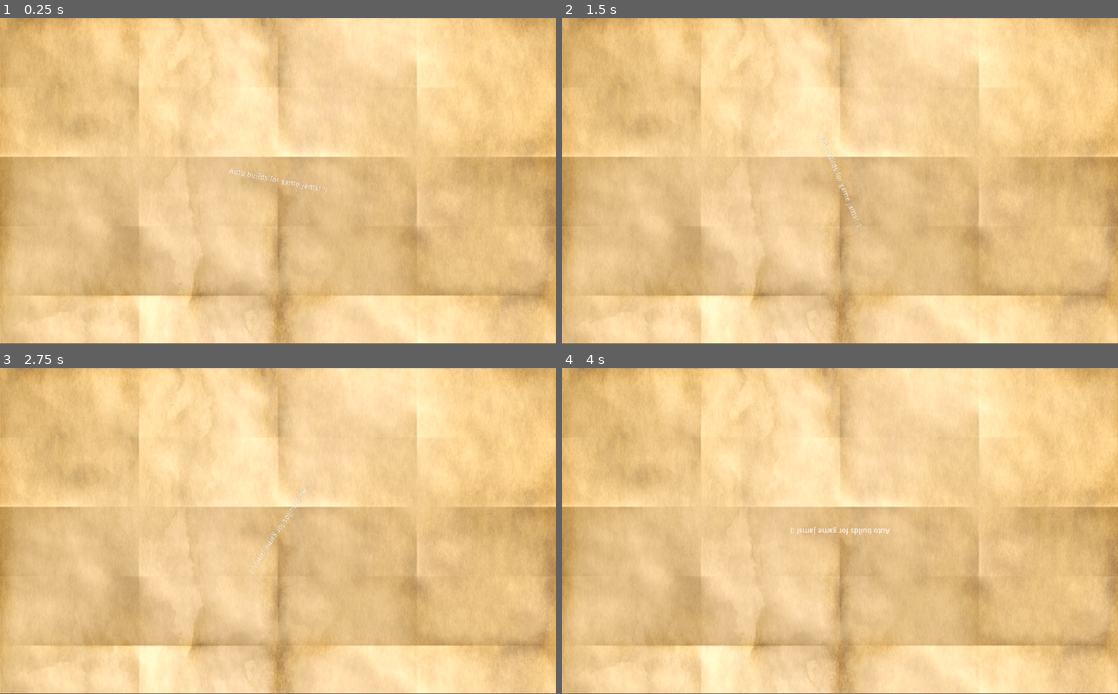
Above: before the commit, frames 1-4 (two rows, left to right).
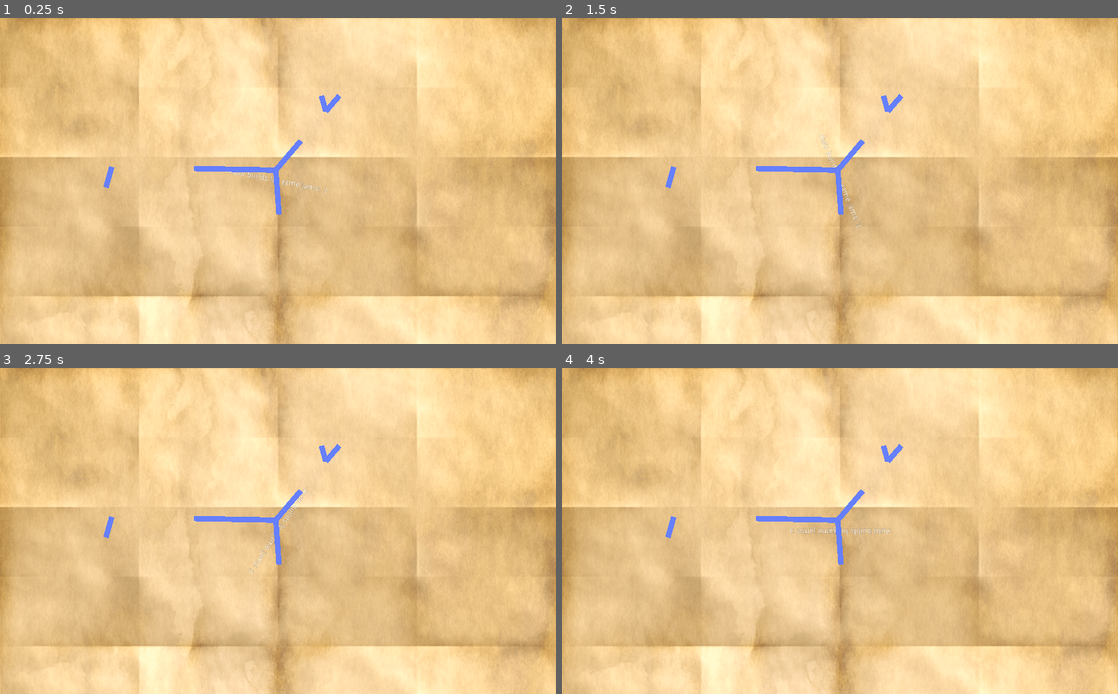
Above: after the commit, the same moments.

Repository: mrmav/kenney-jam-2024
Game: Godot game, scene res://Control.tscn
Two runs of this game, one before a commit and one after it. Both use one fixed random seed, a clock stepped at 60 frames per second and the inputs below.
Inputs:
- Up to frame 1 (0.25 s): no input
- Up to frame 2 (1.5 s): tap Enter at 0.5 s
- Up to frame 3 (2.75 s): no input
- Up to frame 4 (4 s): no input
In our replay, the window is 800x468 before the commit and 800x469 after it. These sizes can differ from the game's own. Grey fills any space a smaller window leaves; there, only what the larger window draws over its background counts as a difference.

The runs differ from the first frame. In frame 1, 0.8% of the frame differs, in the area x 0-100%, y 23-100%; in frame 2, 0.8%; in frame 3, 0.8%; in frame 4, 0.8%.

Commit message:
Configure server (#6)
* Added simple server reply

* test get and post

* sample tree struct

Diff:
--- a/Control.tscn
+++ b/Control.tscn
@@ -1,8 +1,10 @@
-[gd_scene load_steps=4 format=2]
+[gd_scene load_steps=5 format=2]
 
 [ext_resource path="res://Label.gd" type="Script" id=1]
 [ext_resource path="res://Control.gd" type="Script" id=2]
-[ext_resource path="res://Graphics/Textures/Paper/T_Parchment_Ancient.png" type="Texture" id=3]
+[ext_resource path="res://server_string.gd" type="Script" id=3]
+[ext_resource path="res://Tree.tscn" type="PackedScene" id=4]
+[ext_resource path="res://Graphics/Textures/Paper/T_Parchment_Ancient.png" type="Texture" id=5]
 
 [node name="ColorRect" type="ColorRect"]
 anchor_right = 1.0
@@ -31,3 +33,17 @@
 margin_bottom = 307.0
 text = "Auto builds for game jams! :)"
 script = ExtResource( 1 )
+
+[node name="ServerLabel" type="Label" parent="."]
+anchor_left = 0.5
+anchor_top = 1.0
+anchor_right = 0.5
+anchor_bottom = 1.0
+margin_left = -20.0
+margin_top = -33.0
+margin_right = 20.0
+margin_bottom = -19.0
+script = ExtResource( 3 )
+
+[node name="TreeNode" parent="." instance=ExtResource( 4 )]
+position = Vector2( 254, 140 )
--- /dev/null
+++ b/Tree.tscn
@@ -0,0 +1,31 @@
+[gd_scene load_steps=2 format=2]
+
+[ext_resource path="res://TreeNode.gd" type="Script" id=1]
+
+[node name="TreeNode" type="Node2D"]
+position = Vector2( 488, 280 )
+script = ExtResource( 1 )
+
+[node name="TreeNode" type="Node2D" parent="."]
+position = Vector2( 46, -54 )
+script = ExtResource( 1 )
+
+[node name="TreeNode" type="Node2D" parent="TreeNode"]
+position = Vector2( -8, -29 )
+script = ExtResource( 1 )
+
+[node name="TreeNode2" type="Node2D" parent="TreeNode"]
+position = Vector2( 25, -29 )
+script = ExtResource( 1 )
+
+[node name="TreeNode2" type="Node2D" parent="."]
+position = Vector2( 6, 82 )
+script = ExtResource( 1 )
+
+[node name="TreeNode3" type="Node2D" parent="."]
+position = Vector2( -151, -3 )
+script = ExtResource( 1 )
+
+[node name="TreeNode" type="Node2D" parent="TreeNode3"]
+position = Vector2( -11, 38 )
+script = ExtResource( 1 )
--- /dev/null
+++ b/TreeNode.gd
@@ -0,0 +1,11 @@
+tool
+extends Node2D
+
+
+# Called when the node enters the scene tree for the first time.
+func _ready():
+	for child in get_children():
+		var line = Line2D.new()
+		line.add_point(self.global_position)
+		line.add_point(child.global_position)
+		add_child(line)
--- a/project.godot
+++ b/project.godot
@@ -12,3 +12,8 @@
 
 config/name="kenney-jam-2024"
 run/main_scene="res://Control.tscn"
+
+[display]
+
+window/stretch/mode="2d"
+window/stretch/aspect="keep_width"
--- /dev/null
+++ b/server_string.gd
@@ -0,0 +1,41 @@
+extends Label
+
+#var url = "http://localhost:3000"
+var url = "https://mrmav-jam.com"
+var post_endpoint = "/post-data"
+
+var http_request : HTTPRequest = null
+
+func _ready():
+	# Create an HTTP request node and connect its completion signal.
+	http_request = HTTPRequest.new()
+	add_child(http_request)
+	http_request.connect("request_completed", self, "_http_request_completed")
+
+	# Perform a GET request. The URL below returns JSON as of writing.
+	var error = http_request.request(url)
+	if error != OK:
+		push_error("An error occurred in the HTTP request.")
+
+
+
+
+func _input(event):
+	if event is InputEventKey:
+		if event.scancode == 32 and event.pressed and not event.echo:
+
+			# Perform a POST request. The URL below returns JSON as of writing.
+			# Note: Don't make simultaneous requests using a single HTTPRequest node.
+			# The snippet below is provided for reference only.
+			var body = to_json({"name": "Godette"})
+			var error = http_request.request(url + post_endpoint, ["Content-Type: application/json"], true, HTTPClient.METHOD_POST, body)
+			if error != OK:
+				push_error("An error occurred in the HTTP request.")
+
+
+# Called when the HTTP request is completed.
+func _http_request_completed(result, response_code, headers, body):
+	var response = body.get_string_from_utf8()
+
+	# Will print the user agent string used by the HTTPRequest node (as recognized by httpbin.org).
+	text = response
Not shown: 1 places in Control.tscn that only renumber resources
Not shown, added: server/package-lock.json
Not shown, added: server/package.json
Not shown, added: server/.gitignore
Not shown, added: server/index.js
